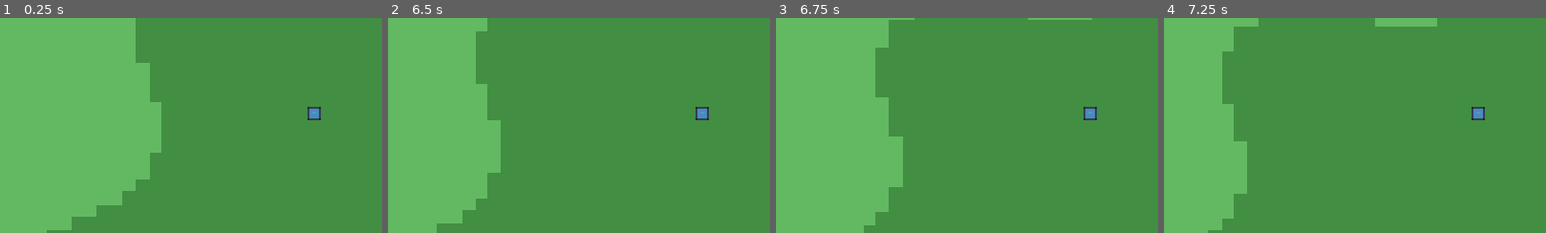
Above: before the commit, frames 1-4 (left to right).
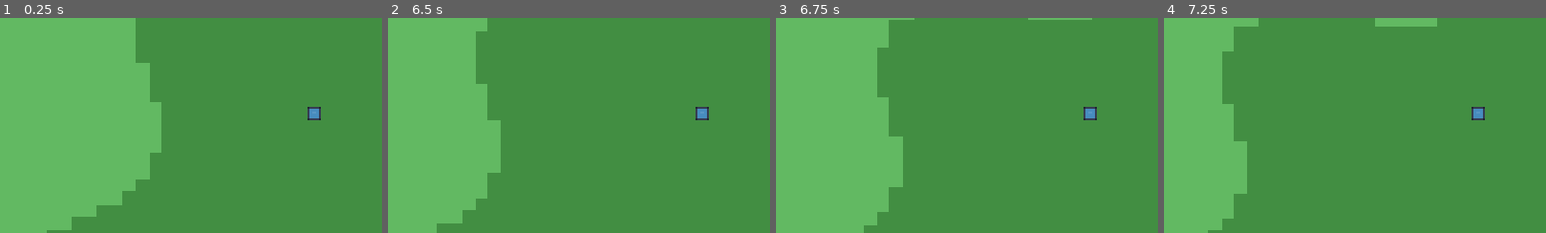
Above: after the commit, the same moments.

Repository: Zathmier/necromancer-game-public
Game: Godot game, scene res://scenes/main.tscn
Two runs of this game, one before a commit and one after it. Both use one fixed random seed, a clock stepped at 60 frames per second and the inputs below. The engine's default icon, where the game draws it, is replaced by a stand-in: a white triangle on a blue panel in a dark square.
Inputs (mouse positions are % of the whole screen's width and height, from its top left):
- Up to frame 1 (0.25 s): no input
- Up to frame 2 (6.5 s): tap Enter at 0.5 s; move the mouse to (72, 45) at 0.52 s; click (72, 45) at 0.67 s; move the mouse to (30, 55) at 1.27 s; click (30, 55) at 1.42 s; move the mouse to (60, 28) at 2.02 s; click (60, 28) at 2.17 s; move the mouse to (45, 70) at 2.77 s; click (45, 70) at 2.92 s; move the mouse to (80, 65) at 3.52 s; click (80, 65) at 3.67 s; move the mouse to (20, 35) at 4.27 s; click (20, 35) at 4.42 s; move the mouse to (55, 50) at 5.02 s; click (55, 50) at 5.17 s; move the mouse to (35, 25) at 5.77 s; click (35, 25) at 5.92 s
- Up to frame 3 (6.75 s): move the mouse to (72, 45) at 6.52 s; click (72, 45) at 6.67 s
- Up to frame 4 (7.25 s): no input
The pictures show only the part of the screen within x 9-59%, y 28-78%; the shares and areas given below are measured in that part.

Frames 1-2 are identical in both runs. In frame 3, 0.1% of the frame differs, in the area x 26-27%, y 13-97%; in frame 4, nothing differs.
Error after the commit: Invalid call. Nonexistent function 'screen_to_world' in base 'Camera2D'. (res://scripts/debug/Grid.gd:35)

Commit message:
Grid: move to own CanvasLayer and use camera.world_to_screen for perfect tile sync

Diff:
--- a/scripts/Main.gd
+++ b/scripts/Main.gd
@@ -9,11 +9,15 @@
 func _ready() -> void:
 	_configure_window()
 
-	# Grid
+	# Grid as a screen overlay (unaffected by camera transforms)
+	var grid_layer := CanvasLayer.new()
+	grid_layer.name = "GridLayer"
+	add_child(grid_layer)
+
 	var grid := Node2D.new()
 	grid.name = "Grid"
 	grid.set_script(GridScript)
-	add_child(grid)
+	grid_layer.add_child(grid)
 
 	# World generator + debug painter
 	var world := Node.new()
--- a/scripts/debug/Grid.gd
+++ b/scripts/debug/Grid.gd
@@ -4,15 +4,16 @@
 const CHUNK_TILES := 48
 const CHUNK_PX := TILE * CHUNK_TILES
 
-var minor_col := Color(1, 1, 1, 0.07)
-var major_col := Color(1, 1, 1, 0.18)
-var axis_col  := Color(1, 1, 1, 0.35)
+var minor_col := Color(1, 1, 1, 0.12)
+var major_col := Color(1, 1, 1, 0.30)
+var axis_col  := Color(1, 1, 1, 0.50)
 
 var _last_cam := Vector2.INF
 var _last_size := Vector2.ZERO
 
 func _ready() -> void:
-	z_index = -100
+	# On a CanvasLayer now, so z_index doesn't matter; keep for clarity
+	z_index = 0
 	if not Engine.is_editor_hint():
 		_register_console_cmd()
 
@@ -27,42 +28,53 @@
 
 func _draw() -> void:
 	var cam := get_viewport().get_camera_2d()
-	var vs := get_viewport_rect().size
-	var half := vs * 0.5
-	var tl := (cam.global_position - half) if cam != null else (-half)
-	var br := tl + vs
+	if cam == null: return
 
-	var sx := int(floor(tl.x / TILE))
-	var ex := int(floor(br.x / TILE))
-	var sy := int(floor(tl.y / TILE))
-	var ey := int(floor(br.y / TILE))
+	# Visible rect in both screen and world space
+	var vs: Vector2 = get_viewport_rect().size
+	var tl_world: Vector2 = cam.screen_to_world(Vector2.ZERO)
+	var br_world: Vector2 = cam.screen_to_world(vs)
 
+	# Snap world bounds to tile edges
+	var sx: int = int(floor(tl_world.x / TILE) * TILE)
+	var ex: int = int(floor(br_world.x / TILE) * TILE)
+	var sy: int = int(floor(tl_world.y / TILE) * TILE)
+	var ey: int = int(floor(br_world.y / TILE) * TILE)
+
+	# Convert world tile lines → screen pixels and draw
 	for x in range(sx, ex + TILE, TILE):
 		var is_major := posmod(x, CHUNK_PX) == 0
 		var col := axis_col if x == 0 else (major_col if is_major else minor_col)
-		draw_line(Vector2(x, sy), Vector2(x, ey), col, 2.0 if is_major else 1.0)
+		var p1: Vector2 = cam.world_to_screen(Vector2(x, sy))
+		var p2: Vector2 = cam.world_to_screen(Vector2(x, ey))
+		draw_line(p1, p2, col, 2.0 if is_major else 1.0)
 
 	for y in range(sy, ey + TILE, TILE):
 		var is_major2 := posmod(y, CHUNK_PX) == 0
 		var col2 := axis_col if y == 0 else (major_col if is_major2 else minor_col)
-		draw_line(Vector2(sx, y), Vector2(ex, y), col2, 2.0 if is_major2 else 1.0)
+		var q1: Vector2 = cam.world_to_screen(Vector2(sx, y))
+		var q2: Vector2 = cam.world_to_screen(Vector2(ex, y))
+		draw_line(q1, q2, col2, 2.0 if is_major2 else 1.0)
 
 func _register_console_cmd() -> void:
 	ConsoleRouter.register_cmd("grid", func(a):
 		if a.is_empty():
 			Bus.send_output("grid: on | off | alpha <0..1>")
 			return
-		var cmd: String = String(a[0]).to_lower()  # <-- typed
-		if cmd == "on":
-			visible = true;  Bus.send_output("grid on")
-		elif cmd == "off":
-			visible = false; Bus.send_output("grid off")
-		elif cmd == "alpha":
-			if a.size() >= 2:
-				var v := clampf(float(a[1]), 0.0, 1.0)
-				minor_col.a = v * 0.40; major_col.a = v * 0.75; axis_col.a  = v * 1.00
-				queue_redraw()
-				Bus.send_output("grid alpha = %.2f" % v)
-			else:
-				Bus.send_output("usage: grid alpha <0..1>")
+		var cmd: String = String(a[0]).to_lower()
+		match cmd:
+			"on":
+				visible = true;  Bus.send_output("grid on"); queue_redraw()
+			"off":
+				visible = false; Bus.send_output("grid off")
+			"alpha":
+				if a.size() >= 2:
+					var v := clampf(float(a[1]), 0.0, 1.0)
+					minor_col.a = v * 0.40
+					major_col.a = v * 0.75
+					axis_col.a  = v * 1.00
+					queue_redraw()
+					Bus.send_output("grid alpha = %.2f" % v)
+				else:
+					Bus.send_output("usage: grid alpha <0..1>")
 	, "Control grid overlay")
--- a/scripts/player/Player.gd
+++ b/scripts/player/Player.gd
@@ -78,22 +78,40 @@
 	cam.enabled = true
 	cam.make_current()
 
+var _auto_nav: NavigationRegion2D = null  # add this near the top with your vars
+
 func _ensure_nav_region_for_testing() -> void:
 	var root := get_tree().current_scene
-	if root == null: return
-	if root.find_child("AutoNav", true, false) != null: return
-	var vp := get_viewport_rect().size
+	if root == null:
+		return
+
+	# Reuse if it exists
+	_auto_nav = root.find_child("AutoNav", true, false) as NavigationRegion2D
+	if _auto_nav != null:
+		return
+
+	# Build a HUGE rectangle so you can move anywhere during dev.
+	var R := 20000.0  # 20k px in each direction (~625 tiles @ 32px)
 	var poly := NavigationPolygon.new()
-	poly.add_outline(PackedVector2Array([Vector2(0,0), Vector2(vp.x,0), Vector2(vp.x,vp.y), Vector2(0,vp.y)]))
-	poly.make_polygons_from_outlines() # dev-only; ok to be deprecated
+	poly.add_outline(PackedVector2Array([
+		Vector2(-R, -R),
+		Vector2( R, -R),
+		Vector2( R,  R),
+		Vector2(-R,  R),
+	]))
+	poly.make_polygons_from_outlines()  # lightweight dev triangulation
+
 	var region := NavigationRegion2D.new()
 	region.name = "AutoNav"
 	region.navigation_polygon = poly
+
+	_auto_nav = region
 	call_deferred("_add_nav_region_deferred", root, region)
 
 func _add_nav_region_deferred(root: Node, region: NavigationRegion2D) -> void:
 	if is_instance_valid(root) and region.get_parent() == null:
 		root.add_child(region)
+	_auto_nav = region
 
 # ---- console cmds ----
 func _register_console_cmds() -> void:
